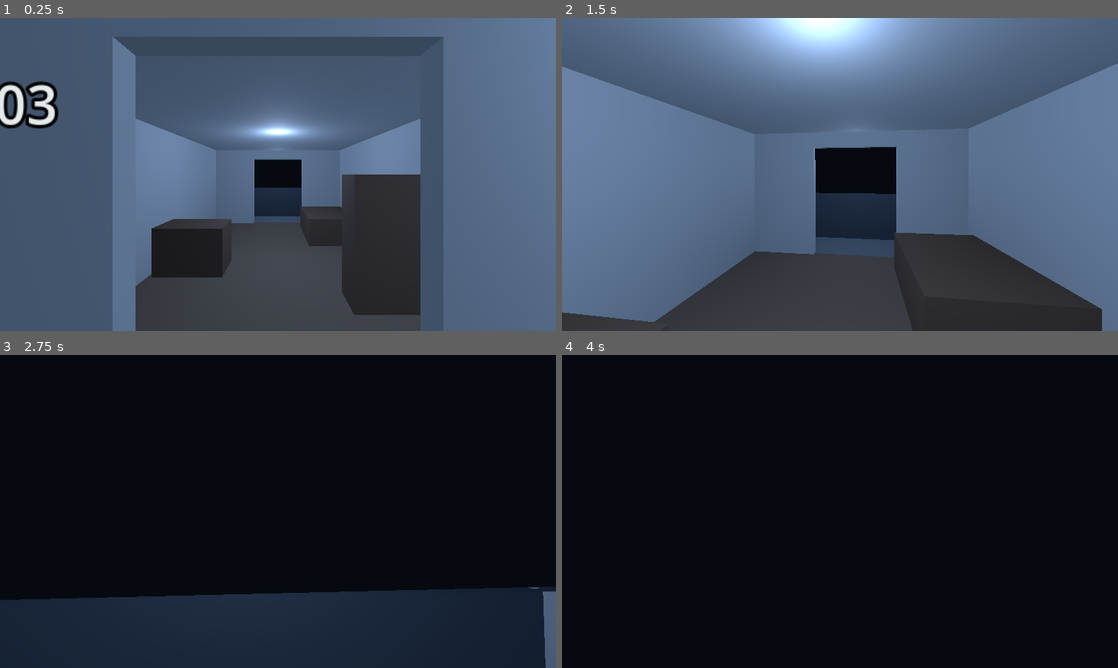
Above: before the commit, frames 1-4 (two rows, left to right).
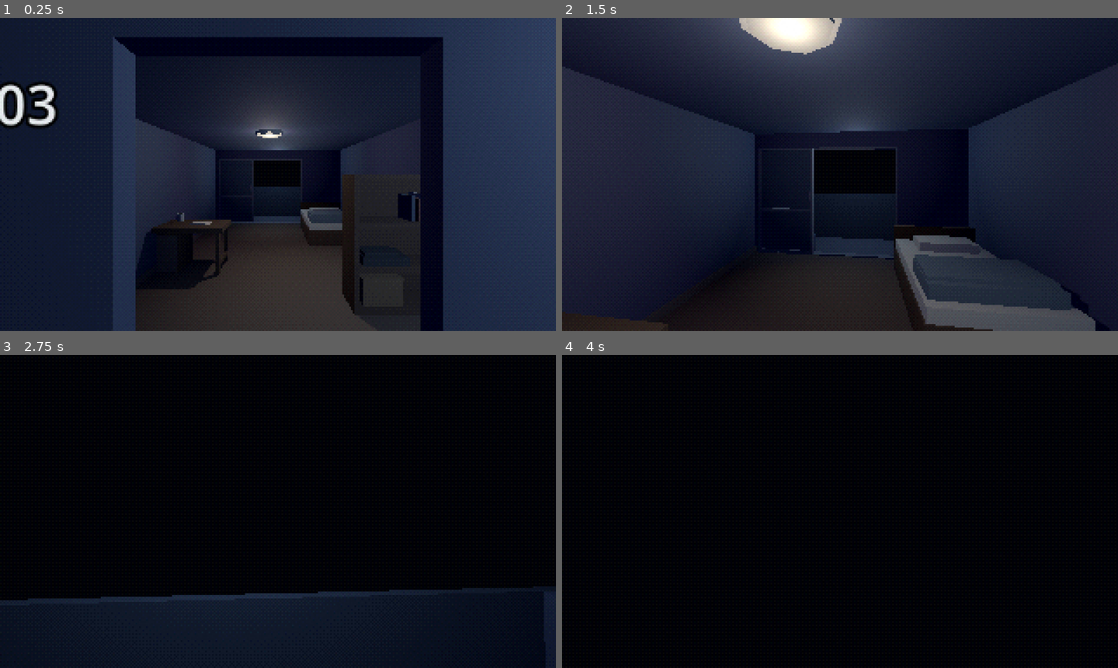
Above: after the commit, the same moments.

Repository: user-sato/tonari_no_heya
Game: Godot game, scene res://scenes/game_root.tscn
Two runs of this game, one before a commit and one after it. Both use one fixed random seed, a clock stepped at 60 frames per second and the inputs below.
Inputs (mouse positions are in pixels of both pictures, inside the frame that each line leads up to):
- Up to frame 1 (0.25 s): no input
- Up to frame 2 (1.5 s): tap Enter at 0.5 s; move the mouse to (867, 174) at 0.52 s; hold W (move_forward) from 0.53 s (still down); move the mouse to (812, 174) at 1.27 s
- Up to frame 3 (2.75 s): keep holding W (move_forward); move the mouse to (289, 505) at 2.02 s
- Up to frame 4 (4 s): keep holding W (move_forward); move the mouse to (834, 517) at 2.77 s; tap Space at 3.5 s; move the mouse to (878, 514) at 3.52 s

The runs differ from the first frame. In frame 1, 91% of the frame differs, in the area x 0-100%, y 0-100%; in frame 2, 93%; in frame 3, 3.5%; in frame 4, less than 0.1%.

Commit message:
Establish day-one PS1 visual style

Diff:
--- a/project.godot
+++ b/project.godot
@@ -39,3 +39,7 @@
 
 renderer/rendering_method="gl_compatibility"
 renderer/rendering_method.mobile="gl_compatibility"
+anti_aliasing/quality/msaa_2d=0
+anti_aliasing/quality/msaa_3d=0
+anti_aliasing/quality/screen_space_aa=0
+anti_aliasing/quality/use_taa=false
--- a/scenes/game_root.tscn
+++ b/scenes/game_root.tscn
@@ -1,12 +1,45 @@
-[gd_scene load_steps=3 format=3]
+[gd_scene load_steps=6 format=3]
 
 [ext_resource type="PackedScene" path="res://scenes/levels/apartment_floor.tscn" id="1_level"]
 [ext_resource type="PackedScene" path="res://scenes/player/player.tscn" id="2_player"]
+[ext_resource type="Script" path="res://scripts/rendering/low_resolution_view.gd" id="3_render"]
+[ext_resource type="Shader" path="res://shaders/ordered_dither.gdshader" id="4_shader"]
 
-[node name="GameRoot" type="Node3D"]
+[sub_resource type="ShaderMaterial" id="ShaderMaterial_dither"]
+shader = ExtResource("4_shader")
 
-[node name="ApartmentFloor" parent="." instance=ExtResource("1_level")]
+[node name="GameRoot" type="Control"]
+layout_mode = 3
+anchors_preset = 15
+anchor_right = 1.0
+anchor_bottom = 1.0
+grow_horizontal = 2
+grow_vertical = 2
+mouse_filter = 2
+script = ExtResource("3_render")
 
-[node name="Player" parent="." instance=ExtResource("2_player")]
+[node name="WorldDisplay" type="SubViewportContainer" parent="."]
+texture_filter = 1
+material = SubResource("ShaderMaterial_dither")
+layout_mode = 0
+offset_right = 320.0
+offset_bottom = 180.0
+
+[node name="WorldView" type="SubViewport" parent="WorldDisplay"]
+size = Vector2i(320, 180)
+render_target_update_mode = 4
+
+[node name="ApartmentFloor" parent="WorldDisplay/WorldView" instance=ExtResource("1_level")]
+
+[node name="Player" parent="WorldDisplay/WorldView" instance=ExtResource("2_player")]
 position = Vector3(0, 0.02, -0.8)
 rotation = Vector3(0, 3.1415927, 0)
+
+[node name="UI" type="Control" parent="."]
+layout_mode = 1
+anchors_preset = 15
+anchor_right = 1.0
+anchor_bottom = 1.0
+grow_horizontal = 2
+grow_vertical = 2
+mouse_filter = 2
--- a/scenes/levels/apartment_floor.tscn
+++ b/scenes/levels/apartment_floor.tscn
@@ -1,11 +1,11 @@
-[gd_scene load_steps=8 format=3]
+[gd_scene load_steps=23 format=3]
 
 [sub_resource type="StandardMaterial3D" id="Concrete"]
 albedo_color = Color(0.35, 0.39, 0.43, 1)
 roughness = 0.92
 
 [sub_resource type="StandardMaterial3D" id="Wall"]
-albedo_color = Color(0.58, 0.62, 0.64, 1)
+albedo_color = Color(0.30, 0.35, 0.43, 1)
 roughness = 0.94
 
 [sub_resource type="StandardMaterial3D" id="Floor"]
@@ -14,8 +14,8 @@
 
 [sub_resource type="StandardMaterial3D" id="Metal"]
 albedo_color = Color(0.24, 0.29, 0.34, 1)
-metallic = 0.45
-roughness = 0.72
+metallic = 0.12
+roughness = 0.9
 
 [sub_resource type="StandardMaterial3D" id="Furniture"]
 albedo_color = Color(0.30, 0.25, 0.21, 1)
@@ -23,14 +23,72 @@
 
 [sub_resource type="StandardMaterial3D" id="Window"]
 albedo_color = Color(0.08, 0.12, 0.17, 1)
-roughness = 0.5
+roughness = 0.9
 
 [sub_resource type="Environment" id="Night"]
 background_mode = 1
-background_color = Color(0.025, 0.04, 0.065, 1)
+background_color = Color(0.006, 0.009, 0.025, 1)
 ambient_light_source = 2
-ambient_light_color = Color(0.52, 0.62, 0.76, 1)
-ambient_light_energy = 0.55
+ambient_light_color = Color(0.18, 0.23, 0.52, 1)
+ambient_light_energy = 0.22
+
+[sub_resource type="StandardMaterial3D" id="Linen"]
+albedo_color = Color(0.65, 0.66, 0.62, 1)
+roughness = 0.88
+
+[sub_resource type="StandardMaterial3D" id="Blanket"]
+albedo_color = Color(0.34, 0.4, 0.44, 1)
+roughness = 0.88
+
+[sub_resource type="StandardMaterial3D" id="Paper"]
+albedo_color = Color(0.72, 0.71, 0.64, 1)
+roughness = 0.88
+
+[sub_resource type="StandardMaterial3D" id="Cardboard"]
+albedo_color = Color(0.43, 0.37, 0.28, 1)
+roughness = 0.88
+
+[sub_resource type="StandardMaterial3D" id="BagFabric"]
+albedo_color = Color(0.18, 0.21, 0.23, 1)
+roughness = 0.88
+
+[sub_resource type="StandardMaterial3D" id="BookBlue"]
+albedo_color = Color(0.27, 0.33, 0.39, 1)
+roughness = 0.88
+
+[sub_resource type="StandardMaterial3D" id="BookBrown"]
+albedo_color = Color(0.43, 0.31, 0.27, 1)
+roughness = 0.88
+
+[sub_resource type="StandardMaterial3D" id="Ceramic"]
+albedo_color = Color(0.6, 0.65, 0.64, 1)
+roughness = 0.88
+
+[sub_resource type="StandardMaterial3D" id="CupInterior"]
+albedo_color = Color(0.21, 0.25, 0.25, 1)
+roughness = 0.88
+
+[sub_resource type="StandardMaterial3D" id="Sash"]
+albedo_color = Color(0.47, 0.5, 0.51, 1)
+roughness = 0.88
+
+[sub_resource type="StandardMaterial3D" id="FrostedGlass"]
+albedo_color = Color(0.3, 0.39, 0.43, 1)
+roughness = 0.88
+
+[sub_resource type="StandardMaterial3D" id="SwitchPlastic"]
+albedo_color = Color(0.69, 0.7, 0.66, 1)
+roughness = 0.88
+
+[sub_resource type="StandardMaterial3D" id="Trim"]
+albedo_color = Color(0.4, 0.38, 0.34, 1)
+roughness = 0.88
+
+[sub_resource type="BoxShape3D" id="ShelfBounds"]
+size = Vector3(1.1, 1.6, 0.45)
+
+[sub_resource type="BoxShape3D" id="DeskBounds"]
+size = Vector3(1.1, 0.76, 0.65)
 
 [node name="ApartmentFloor" type="Node3D"]
 
@@ -154,8 +212,8 @@
 use_collision = true
 
 [node name="BalconyWallRight" type="CSGBox3D" parent="Room203"]
-position = Vector3(1.45, 1.2, 6)
-size = Vector3(1.3, 2.4, 0.12)
+position = Vector3(1.45, 0.18, 6)
+size = Vector3(1.3, 0.36, 0.12)
 material = SubResource("Wall")
 use_collision = true
 
@@ -165,29 +223,34 @@
 material = SubResource("Wall")
 use_collision = true
 
-[node name="Shelf" type="CSGBox3D" parent="Room203"]
+[node name="Shelf" type="Node3D" parent="Room203"]
 position = Vector3(-1.42, 0.8, 1.75)
-size = Vector3(1.1, 1.6, 0.45)
-material = SubResource("Furniture")
-use_collision = true
-
-[node name="Desk" type="CSGBox3D" parent="Room203"]
+
+[node name="Body" type="StaticBody3D" parent="Room203/Shelf"]
+
+[node name="CollisionShape3D" type="CollisionShape3D" parent="Room203/Shelf/Body"]
+shape = SubResource("ShelfBounds")
+
+[node name="Desk" type="Node3D" parent="Room203"]
 position = Vector3(1.42, 0.38, 2.7)
-size = Vector3(1.1, 0.76, 0.65)
-material = SubResource("Furniture")
-use_collision = true
+
+[node name="Body" type="StaticBody3D" parent="Room203/Desk"]
+
+[node name="CollisionShape3D" type="CollisionShape3D" parent="Room203/Desk/Body"]
+shape = SubResource("DeskBounds")
 
 [node name="Bed" type="CSGBox3D" parent="Room203"]
-position = Vector3(-1.32, 0.3, 4.65)
-size = Vector3(1.25, 0.6, 1.8)
+position = Vector3(-1.32, 0.18, 4.65)
+size = Vector3(1.25, 0.36, 1.8)
 material = SubResource("Furniture")
 use_collision = true
 
 [node name="RoomLight" type="OmniLight3D" parent="Room203"]
-position = Vector3(0, 2.2, 3)
-light_color = Color(0.72, 0.82, 1, 1)
-light_energy = 1.5
-omni_range = 6.5
+position = Vector3(0.15, 2.2, 3)
+light_color = Color(0.90, 0.82, 0.70, 1)
+light_energy = 0.62
+shadow_enabled = true
+omni_range = 3.9
 
 [node name="Balcony203" type="Node3D" parent="."]
 
@@ -246,3 +309,313 @@
 size = Vector3(4.2, 1.1, 0.08)
 material = SubResource("Metal")
 use_collision = true
+
+[node name="Back" type="CSGBox3D" parent="Room203/Shelf"]
+position = Vector3(0, 0, 0.2)
+size = Vector3(1.1, 1.6, 0.05)
+material = SubResource("Furniture")
+
+[node name="LeftSide" type="CSGBox3D" parent="Room203/Shelf"]
+position = Vector3(-0.52, 0, 0)
+size = Vector3(0.06, 1.6, 0.45)
+material = SubResource("Furniture")
+
+[node name="RightSide" type="CSGBox3D" parent="Room203/Shelf"]
+position = Vector3(0.52, 0, 0)
+size = Vector3(0.06, 1.6, 0.45)
+material = SubResource("Furniture")
+
+[node name="Board0" type="CSGBox3D" parent="Room203/Shelf"]
+position = Vector3(0, -0.77, 0)
+size = Vector3(1.04, 0.06, 0.45)
+material = SubResource("Furniture")
+
+[node name="Board1" type="CSGBox3D" parent="Room203/Shelf"]
+position = Vector3(0, -0.29, 0)
+size = Vector3(1.04, 0.06, 0.45)
+material = SubResource("Furniture")
+
+[node name="Board2" type="CSGBox3D" parent="Room203/Shelf"]
+position = Vector3(0, 0.22, 0)
+size = Vector3(1.04, 0.06, 0.45)
+material = SubResource("Furniture")
+
+[node name="Board3" type="CSGBox3D" parent="Room203/Shelf"]
+position = Vector3(0, 0.77, 0)
+size = Vector3(1.04, 0.06, 0.45)
+material = SubResource("Furniture")
+
+[node name="Book0" type="CSGBox3D" parent="Room203/Shelf"]
+position = Vector3(-0.39, 0.395, -0.04)
+size = Vector3(0.055, 0.29, 0.27)
+material = SubResource("BookBlue")
+
+[node name="Book1" type="CSGBox3D" parent="Room203/Shelf"]
+position = Vector3(-0.31, 0.41000000000000003, -0.04)
+size = Vector3(0.055, 0.32, 0.27)
+material = SubResource("Paper")
+
+[node name="Book2" type="CSGBox3D" parent="Room203/Shelf"]
+position = Vector3(-0.24, 0.385, -0.04)
+size = Vector3(0.055, 0.27, 0.27)
+material = SubResource("BookBrown")
+
+[node name="Book3" type="CSGBox3D" parent="Room203/Shelf"]
+position = Vector3(-0.16, 0.4, -0.04)
+size = Vector3(0.055, 0.3, 0.27)
+material = SubResource("BookBlue")
+
+[node name="StorageBox" type="CSGBox3D" parent="Room203/Shelf"]
+position = Vector3(0.2, -0.58, -0.015)
+size = Vector3(0.46, 0.3, 0.33)
+material = SubResource("Cardboard")
+
+[node name="BoxLid" type="CSGBox3D" parent="Room203/Shelf"]
+position = Vector3(0.2, -0.421, -0.015)
+size = Vector3(0.48, 0.025, 0.35)
+material = SubResource("Cardboard")
+
+[node name="FoldedJacket" type="CSGBox3D" parent="Room203/Shelf"]
+position = Vector3(0.16, -0.21, -0.035)
+size = Vector3(0.53, 0.1, 0.31)
+material = SubResource("BagFabric")
+
+[node name="JacketFold" type="CSGBox3D" parent="Room203/Shelf"]
+position = Vector3(0.2, -0.145, -0.015)
+size = Vector3(0.4, 0.035, 0.27)
+material = SubResource("BagFabric")
+
+[node name="Top" type="CSGBox3D" parent="Room203/Desk"]
+position = Vector3(0, 0.34, 0)
+size = Vector3(1.1, 0.08, 0.65)
+material = SubResource("Furniture")
+
+[node name="DrawerPedestal" type="CSGBox3D" parent="Room203/Desk"]
+position = Vector3(0.34, -0.025, 0.02)
+size = Vector3(0.36, 0.63, 0.56)
+material = SubResource("Furniture")
+
+[node name="DrawerFront" type="CSGBox3D" parent="Room203/Desk"]
+position = Vector3(0.34, -0.035, -0.267)
+size = Vector3(0.32, 0.56, 0.025)
+material = SubResource("Trim")
+
+[node name="Leg0" type="CSGBox3D" parent="Room203/Desk"]
+position = Vector3(-0.46, -0.02, -0.25)
+size = Vector3(0.065, 0.68, 0.065)
+material = SubResource("Furniture")
+
+[node name="Leg1" type="CSGBox3D" parent="Room203/Desk"]
+position = Vector3(-0.46, -0.02, 0.25)
+size = Vector3(0.065, 0.68, 0.065)
+material = SubResource("Furniture")
+
+[node name="Crossbar" type="CSGBox3D" parent="Room203/Desk"]
+position = Vector3(-0.46, -0.22, 0)
+size = Vector3(0.055, 0.06, 0.5)
+material = SubResource("Furniture")
+
+[node name="EnvelopeLower" type="CSGBox3D" parent="Room203/Desk"]
+position = Vector3(-0.13, 0.389, -0.055)
+size = Vector3(0.3, 0.012, 0.2)
+material = SubResource("Paper")
+rotation = Vector3(0, 0.08, 0)
+
+[node name="EnvelopeUpper" type="CSGBox3D" parent="Room203/Desk"]
+position = Vector3(-0.105, 0.403, -0.06)
+size = Vector3(0.26, 0.012, 0.18)
+material = SubResource("Paper")
+rotation = Vector3(0, -0.1, 0)
+
+[node name="Mug" type="CSGCylinder3D" parent="Room203/Desk"]
+position = Vector3(0.32, 0.45, 0.16)
+radius = 0.054
+height = 0.14
+sides = 8
+material = SubResource("Ceramic")
+
+[node name="MugOpening" type="CSGCylinder3D" parent="Room203/Desk"]
+position = Vector3(0.32, 0.5205, 0.16)
+radius = 0.043
+height = 0.002
+sides = 8
+material = SubResource("CupInterior")
+
+[node name="Mattress" type="CSGBox3D" parent="Room203"]
+position = Vector3(-1.32, 0.43, 4.65)
+size = Vector3(1.21, 0.14, 1.76)
+material = SubResource("Linen")
+use_collision = true
+
+[node name="Headboard" type="CSGBox3D" parent="Room203"]
+position = Vector3(-1.32, 0.41, 5.54)
+size = Vector3(1.25, 0.62, 0.055)
+material = SubResource("Furniture")
+use_collision = true
+
+[node name="Pillow" type="CSGBox3D" parent="Room203"]
+position = Vector3(-1.36, 0.56, 5.2)
+size = Vector3(0.77, 0.12, 0.37)
+material = SubResource("Linen")
+
+[node name="FoldedDuvet" type="CSGBox3D" parent="Room203"]
+position = Vector3(-1.3, 0.57, 4.15)
+size = Vector3(1.09, 0.14, 0.56)
+material = SubResource("Blanket")
+
+[node name="DuvetTopFold" type="CSGBox3D" parent="Room203"]
+position = Vector3(-1.3, 0.655, 4.18)
+size = Vector3(1.07, 0.04, 0.49)
+material = SubResource("Blanket")
+
+[node name="WorkBag" type="CSGBox3D" parent="Room203"]
+position = Vector3(1.78, 0.21, 1.17)
+size = Vector3(0.22, 0.42, 0.48)
+material = SubResource("BagFabric")
+use_collision = true
+
+[node name="BagHandlePost105" type="CSGBox3D" parent="Room203"]
+position = Vector3(1.78, 0.46, 1.05)
+size = Vector3(0.023, 0.1, 0.024)
+material = SubResource("BagFabric")
+
+[node name="BagHandlePost129" type="CSGBox3D" parent="Room203"]
+position = Vector3(1.78, 0.46, 1.29)
+size = Vector3(0.023, 0.1, 0.024)
+material = SubResource("BagFabric")
+
+[node name="BagHandleGrip" type="CSGBox3D" parent="Room203"]
+position = Vector3(1.78, 0.514, 1.17)
+size = Vector3(0.025, 0.025, 0.27)
+material = SubResource("BagFabric")
+
+[node name="SwitchPlate" type="CSGBox3D" parent="Room203"]
+position = Vector3(0.82, 1.23, 0.078)
+size = Vector3(0.09, 0.15, 0.023)
+material = SubResource("SwitchPlastic")
+
+[node name="SwitchRocker" type="CSGBox3D" parent="Room203"]
+position = Vector3(0.82, 1.24, 0.094)
+size = Vector3(0.054, 0.076, 0.012)
+material = SubResource("Linen")
+
+[node name="SkirtingShared" type="CSGBox3D" parent="Room203"]
+position = Vector3(-2.025, 0.055, 3)
+size = Vector3(0.03, 0.11, 5.86)
+material = SubResource("Trim")
+
+[node name="SkirtingOuter" type="CSGBox3D" parent="Room203"]
+position = Vector3(2.025, 0.055, 3)
+size = Vector3(0.03, 0.11, 5.86)
+material = SubResource("Trim")
+
+[node name="EntryThreshold" type="CSGBox3D" parent="Room203"]
+position = Vector3(0, 0.008, 0.09)
+size = Vector3(1.2, 0.016, 0.13)
+material = SubResource("Trim")
+
+[node name="CeilingFixture" type="CSGCylinder3D" parent="Room203"]
+position = Vector3(0.15, 2.37, 3)
+radius = 0.26
+height = 0.055
+sides = 8
+material = SubResource("SwitchPlastic")
+
+[node name="CeilingDiffuser" type="CSGCylinder3D" parent="Room203"]
+position = Vector3(0.15, 2.335, 3)
+radius = 0.22
+height = 0.025
+sides = 8
+material = SubResource("Linen")
+
+[node name="BalconyRightJamb" type="CSGBox3D" parent="Room203"]
+position = Vector3(2.01, 1.2, 6)
+size = Vector3(0.18, 2.4, 0.12)
+material = SubResource("Wall")
+use_collision = true
+
+[node name="BalconyWindowHeader" type="CSGBox3D" parent="Room203"]
+position = Vector3(1.4, 2.25, 6)
+size = Vector3(1.2, 0.3, 0.12)
+material = SubResource("Wall")
+use_collision = true
+
+[node name="SashLeftJamb" type="CSGBox3D" parent="Room203"]
+position = Vector3(-0.785, 1.04, 5.96)
+size = Vector3(0.03, 2.08, 0.1)
+material = SubResource("Sash")
+use_collision = true
+
+[node name="SashRightJamb" type="CSGBox3D" parent="Room203"]
+position = Vector3(1.91, 1.04, 5.96)
+size = Vector3(0.04, 2.08, 0.1)
+material = SubResource("Sash")
+use_collision = true
+
+[node name="SashTopTrack" type="CSGBox3D" parent="Room203"]
+position = Vector3(0.57, 2.075, 5.96)
+size = Vector3(2.73, 0.05, 0.11)
+material = SubResource("Sash")
+use_collision = true
+
+[node name="SashBottomTrack" type="CSGBox3D" parent="Room203"]
+position = Vector3(0.57, 0.013, 5.96)
+size = Vector3(2.73, 0.026, 0.11)
+material = SubResource("Sash")
+
+[node name="FrostedFixedPane" type="CSGBox3D" parent="Room203"]
+position = Vector3(1.36, 1.22, 6.015)
+size = Vector3(1.04, 1.7, 0.035)
+material = SubResource("FrostedGlass")
+use_collision = true
+
+[node name="ParkedSlidingPane" type="CSGBox3D" parent="Room203"]
+position = Vector3(1.36, 1.065, 5.92)
+size = Vector3(1.04, 1.98, 0.025)
+material = SubResource("FrostedGlass")
+use_collision = true
+
+[node name="SlidingLeft" type="CSGBox3D" parent="Room203"]
+position = Vector3(0.825, 1.065, 5.91)
+size = Vector3(0.045, 2.06, 0.055)
+material = SubResource("Sash")
+use_collision = true
+
+[node name="SlidingRight" type="CSGBox3D" parent="Room203"]
+position = Vector3(1.895, 1.065, 5.91)
+size = Vector3(0.045, 2.06, 0.055)
+material = SubResource("Sash")
+use_collision = true
+
+[node name="SlidingTop" type="CSGBox3D" parent="Room203"]
+position = Vector3(1.36, 2.07, 5.91)
+size = Vector3(1.11, 0.045, 0.055)
+material = SubResource("Sash")
+use_collision = true
+
+[node name="SlidingBottom" type="CSGBox3D" parent="Room203"]
+position = Vector3(1.36, 0.06, 5.91)
+size = Vector3(1.11, 0.045, 0.055)
+material = SubResource("Sash")
+use_collision = true
+
+[node name="SlidingMidrail" type="CSGBox3D" parent="Room203"]
+position = Vector3(1.36, 0.88, 5.89)
+size = Vector3(1.11, 0.045, 0.055)
+material = SubResource("Sash")
+use_collision = true
+
+[node name="SlidingHandle" type="CSGBox3D" parent="Room203"]
+position = Vector3(0.865, 1.16, 5.865)
+size = Vector3(0.035, 0.15, 0.025)
+material = SubResource("Sash")
+use_collision = true
+
+[node name="MugHandle" type="CSGTorus3D" parent="Room203/Desk"]
+position = Vector3(0.378, 0.45, 0.16)
+rotation = Vector3(1.5707963, 0, 0)
+inner_radius = 0.022
+outer_radius = 0.044
+sides = 6
+ring_sides = 4
+material = SubResource("Ceramic")
--- a/scripts/player/player_controller.gd
+++ b/scripts/player/player_controller.gd
@@ -18,8 +18,8 @@
 			Input.mouse_mode = Input.MOUSE_MODE_CAPTURED
 		get_viewport().set_input_as_handled()
 	elif event is InputEventMouseMotion and Input.mouse_mode == Input.MOUSE_MODE_CAPTURED:
-		rotate_y(-event.relative.x * mouse_sensitivity)
-		head.rotation.x = clampf(head.rotation.x - event.relative.y * mouse_sensitivity, -PI / 2.0, PI / 2.0)
+		rotate_y(-event.screen_relative.x * mouse_sensitivity)
+		head.rotation.x = clampf(head.rotation.x - event.screen_relative.y * mouse_sensitivity, -PI / 2.0, PI / 2.0)
 
 
 func _physics_process(delta: float) -> void:
--- /dev/null
+++ b/scripts/rendering/low_resolution_view.gd
@@ -0,0 +1,33 @@
+extends Control
+
+const RESOLUTIONS: Array[Vector2i] = [Vector2i(320, 180), Vector2i(256, 144)]
+
+@onready var display: SubViewportContainer = $WorldDisplay
+@onready var world_view: SubViewport = $WorldDisplay/WorldView
+
+var resolution_index := 0
+
+
+func _ready() -> void:
+	resized.connect(_fit_world_display)
+	_apply_resolution()
+
+
+func _input(event: InputEvent) -> void:
+	if event is InputEventKey and event.pressed and not event.echo and event.keycode == KEY_F8:
+		resolution_index = (resolution_index + 1) % RESOLUTIONS.size()
+		_apply_resolution()
+		get_viewport().set_input_as_handled()
+
+
+func _apply_resolution() -> void:
+	world_view.size = RESOLUTIONS[resolution_index]
+	display.size = Vector2(world_view.size)
+	_fit_world_display()
+
+
+func _fit_world_display() -> void:
+	var render_size := Vector2(RESOLUTIONS[resolution_index])
+	var factor: float = minf(size.x / render_size.x, size.y / render_size.y)
+	display.scale = Vector2.ONE * factor
+	display.position = (size - render_size * factor) / 2.0
--- /dev/null
+++ b/shaders/ordered_dither.gdshader
@@ -0,0 +1,15 @@
+shader_type canvas_item;
+
+// 32 levels per channel retains the original lighting and palette while gently
+// breaking up banding. The threshold repeats in source viewport pixels.
+void fragment() {
+	ivec2 pixel = ivec2(floor(UV * vec2(textureSize(TEXTURE, 0))));
+	int bayer[16] = {0, 8, 2, 10, 12, 4, 14, 6, 3, 11, 1, 9, 15, 7, 13, 5};
+	int index = (pixel.y % 4) * 4 + (pixel.x % 4);
+	float threshold = (float(bayer[index]) + 0.5) / 16.0;
+	vec4 source = texture(TEXTURE, UV);
+	// A fixed monochrome grain, much weaker than one quantization step.
+	float grain = fract(sin(dot(vec2(pixel), vec2(12.9898, 78.233))) * 43758.5453) - 0.5;
+	vec3 quantized = floor(source.rgb * 31.0 + threshold) / 31.0;
+	COLOR = vec4(clamp(quantized + grain / 127.5, 0.0, 1.0), source.a);
+}
Not shown, added: scripts/rendering/low_resolution_view.gd.uid
Not shown, added: shaders/ordered_dither.gdshader.uid
Not shown, changed: tonari_no_heya_design_v0.1/11_decision_log.md
